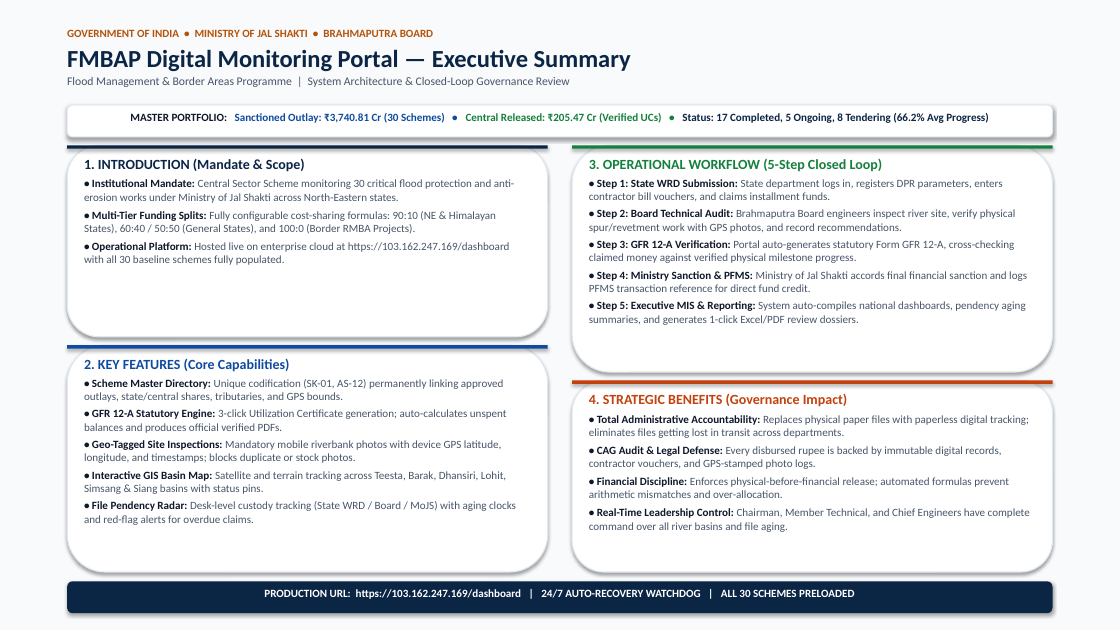
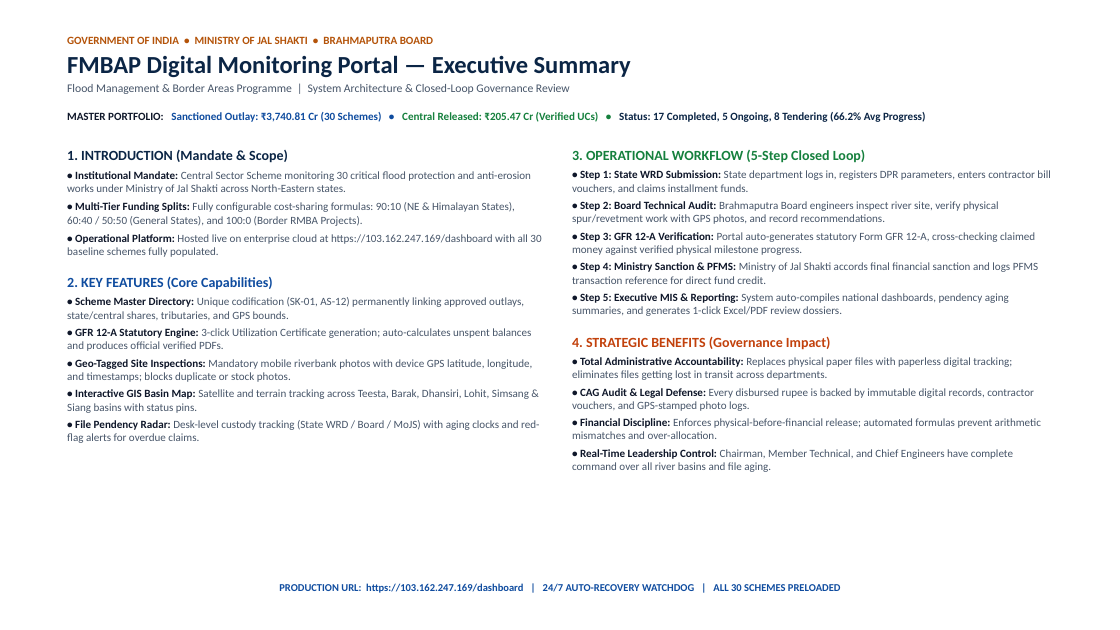
Before and after one commit to suraj3477/fmbap-portal, a slide deck: slide 1 of FMBAP_Portal_Executive_OnePager.pptx. Drawn at 1120x630 pixels with LibreOffice and Linux fonts; fonts in the diff are those of the drawing. Boxes give left, top, right and bottom in pixels: in the first picture for what was removed or moved away, otherwise in the second. Text is boxed around its words. In the diff, an @@ line names an element or a change of style, - is before the commit and + after.

```diff
--- a/FMBAP_Portal_Executive_OnePager.pptx
+++ b/FMBAP_Portal_Executive_OnePager.pptx
@@ rectangle at (0,0,1120,630): fill #F8FAFC to #FFFFFF @@
@@ text "GOVERNMENT OF INDIA • MINISTRY ...": place and size @@
-text "GOVERNMENT OF INDIA • MINISTRY ..." at (67,29,631,87)
+text "GOVERNMENT OF INDIA • MINISTRY ..." at (67,36,631,94)
@@ text "MASTER PORTFOLIO: Sanctioned Outlay: ₹3,740.81 ...": place and size @@
-text "MASTER PORTFOLIO: Sanctioned Outlay: ₹3,740.81 ..." at (130,113,988,123)
+text "MASTER PORTFOLIO: Sanctioned Outlay: ₹3,740.81 ..." at (67,112,925,122)
@@ text "MASTER PORTFOLIO: Sanctioned Outlay: ₹3,740.81 ..." at (67,112,925,122): alignment centre to left @@
@@ rounded rectangle removed at (67,105,1053,137) @@
@@ text "1. INTRODUCTION (Mandate & Scope)": place and size @@
-text "1. INTRODUCTION (Mandate & Scope)" at (84,359,516,525)
+text "1. INTRODUCTION (Mandate & Scope)" at (67,150,541,443)
@@ rounded rectangle removed at (67,145,548,337) @@
@@ rectangle removed at (67,145,548,149) @@
@@ text "3. OPERATIONAL WORKFLOW (5-Step Closed ...": place and size @@
-text "3. OPERATIONAL WORKFLOW (5-Step Closed ..." at (589,159,1027,325)
+text "3. OPERATIONAL WORKFLOW (5-Step Closed ..." at (572,150,1050,472)
@@ rounded rectangle removed at (572,145,1053,372) @@
@@ rectangle removed at (572,145,1053,149) @@
@@ text at (67,150,541,257): paragraphs added @@
+1. INTRODUCTION (Mandate & Scope)
+• Institutional Mandate: Central Sector Scheme monitoring 30 critical flood protection and anti-erosion works under Ministry of Jal Shakti across North-Eastern states.
+• Multi-Tier Funding Splits: Fully configurable cost-sharing formulas: 90:10 (NE & Himalayan States), 60:40 / 50:50 (General States), and 100:0 (Border RMBA Projects).
+• Operational Platform: Hosted live on enterprise cloud at https://103.162.247.169/dashboard with all 30 baseline schemes fully populated.
@@ text removed at (84,159,515,265) @@
-1. INTRODUCTION (Mandate & Scope)
-• Institutional Mandate: Central Sector Scheme monitoring 30 critical flood protection and anti-erosion works under Ministry of Jal Shakti across North-Eastern states.
-• Multi-Tier Funding Splits: Fully configurable cost-sharing formulas: 90:10 (NE & Himalayan States), 60:40 / 50:50 (General States), and 100:0 (Border RMBA Projects).
-• Operational Platform: Hosted live on enterprise cloud at https://103.162.247.169/dashboard with all 30 baseline schemes fully populated.
@@ text at (67,277,273,290): more space between paragraphs @@
@@ rounded rectangle removed at (67,345,548,572) @@
@@ rectangle removed at (67,345,548,349) @@
@@ text at (572,337,1041,472): paragraphs added @@
+4. STRATEGIC BENEFITS (Governance Impact)
+• Total Administrative Accountability: Replaces physical paper files with paperless digital tracking; eliminates files getting lost in transit across departments.
+• CAG Audit & Legal Defense: Every disbursed rupee is backed by immutable digital records, contractor vouchers, and GPS-stamped photo logs.
+• Financial Discipline: Enforces physical-before-financial release; automated formulas prevent arithmetic mismatches and over-allocation.
+• Real-Time Leadership Control: Chairman, Member Technical, and Chief Engineers have complete command over all river basins and file aging.
@@ rounded rectangle removed at (572,381,1053,572) @@
@@ rectangle removed at (572,381,1053,384) @@
@@ text removed at (589,394,1030,532) @@
-4. STRATEGIC BENEFITS (Governance Impact)
-• Total Administrative Accountability: Replaces physical paper files with paperless digital tracking; eliminates files getting lost in transit across departments.
-• CAG Audit & Legal Defense: Every disbursed rupee is backed by immutable digital records, contractor vouchers, and GPS-stamped photo logs.
-• Financial Discipline: Enforces physical-before-financial release; automated formulas prevent arithmetic mismatches and over-allocation.
-• Real-Time Leadership Control: Chairman, Member Technical, and Chief Engineers have complete command over all river basins and file aging.
@@ text "PRODUCTION URL: https://103.162.247.169/dashboard | 24/7 ...": place and size @@
-text "PRODUCTION URL: https://103.162.247.169/dashboard | 24/7 ..." at (264,589,854,599)
+text "PRODUCTION URL: https://103.162.247.169/dashboard | 24/7 ..." at (279,583,841,593)
@@ text "PRODUCTION URL: https://103.162.247.169/dashboard | 24/7 ..." at (279,583,841,593): size 9.5 to 9 pt, text colour #FFFFFF to #0F4C9F @@
@@ rounded rectangle removed at (67,581,1053,613) @@
```
Also in this commit, not shown: 2 other files.
